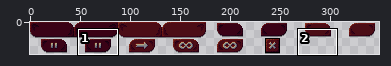
File history of a sprite sheet, Assets/Sprites/ButtonsUI.png. The picture above shows the old version from afar; the outline marks the close-up.
Close-up. Before the commit:
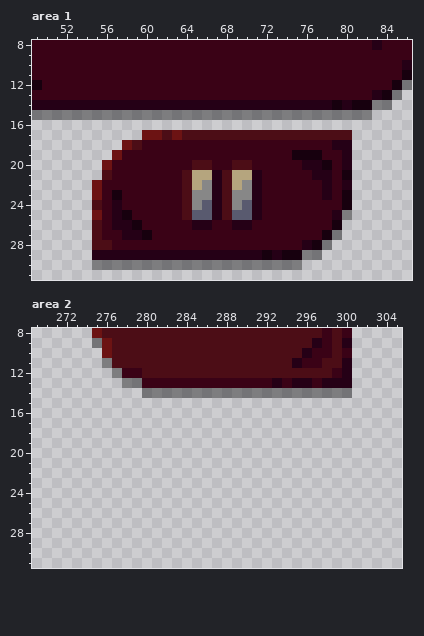
The file is 352x32 pixels. Shown: area 1: x 49..86, y 8..31; area 2: x 269..305, y 8..31. The wide view leaves out empty margins.
New version:
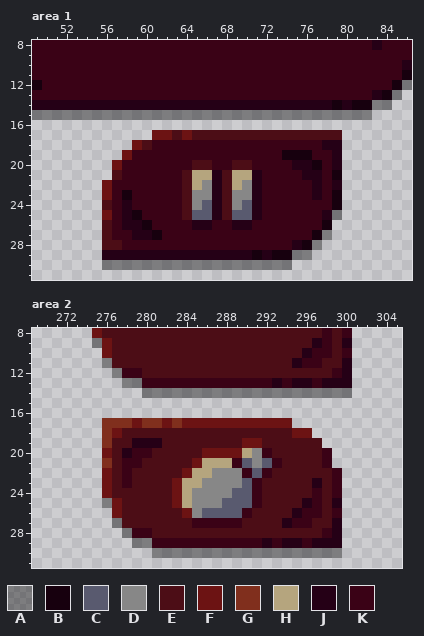
Palette (. is transparent): A #00000063  B #17000e  C #595a6f  D #878787  E #4c0d16  F #6c1313  G #802f1d  H #b5a57e  J #250016  K #3a0216
Change:
--- area 1
@@ x 49..86 @@
 16 ......................................
-17 ...........FFEFEEEEEEEEEEEEEEEEE......
-18 .........FEKKKKKKKKKKKKKKKKKKKJJ......
-19 ........FKKKKKKKKKKKKKKKKKBBBKKJ......
-20 .......FKKKKKKKKEEKKEEKKKKKJJBKJ......
-21 .......EKKKKKKKEHHJEHHJKKKKKJJKB......
-22 ......FKKKKKKKKEHDJEHDJKKKKKKJKJ......
-23 ......FKBKKKKKKEDDJEDDJKKKKKKJKB......
-24 ......EKJKKKKKKEDCJEDCJKKKKKKKKB......
-25 ......FKJBKKKKKECCJECCJKKKKKKKJA......
-26 ......EKJJBKKKKKJJKKJJKKKKKKKKB.......
-27 ......EKKJJBKKKKKKKKKKKKKKKKKBA.......
-28 ......EEKKKKKKKKKKKKKKKKKKKJBA........
-29 ......JJJJJJJJJJJJJJJJJBJBBAA.........
-30 ......AAAAAAAAAAAAAAAAAAAAA...........
+17 ............FFEFEEEEEEEEEEEEEEE.......
+18 ..........FEKKKKKKKKKKKKKKKKKJJ.......
+19 .........FKKKKKKKKKKKKKKKBBBKKJ.......
+20 ........FKKKKKKKEEKKEEKKKKJJBKJ.......
+21 ........EKKKKKKEHHJEHHJKKKKJJKB.......
+22 .......FKKKKKKKEHDJEHDJKKKKKJKJ.......
+23 .......FKBKKKKKEDDJEDDJKKKKKJKB.......
+24 .......EKJKKKKKEDCJEDCJKKKKKKKB.......
+25 .......FKJBKKKKECCJECCJKKKKKKJA.......
+26 .......EKJJBKKKKJJKKJJKKKKKKKB........
+27 .......EKKJJBKKKKKKKKKKKKKKKBA........
+28 .......EEKKKKKKKKKKKKKKKKKJBA.........
+29 .......JJJJJJJJJJJJJJJBJBBAA..........
+30 .......AAAAAAAAAAAAAAAAAAA............
 31 ......................................
--- area 2
@@ x 269..305 @@
 16 .....................................
-17 .....................................
-18 .....................................
-19 .....................................
-20 .....................................
-21 .....................................
-22 .....................................
-23 .....................................
-24 .....................................
-25 .....................................
-26 .....................................
-27 .....................................
-28 .....................................
-29 .....................................
-30 .....................................
+17 .......GGGFGGFGFFFFFFFFFFF...........
+18 .......GFEEEEEEEEEEEEEEEEEFF.........
+19 .......GEEJJJEEEEEEEEFFEEEEEE........
+20 .......FEJKKEEEEEFFFFHDKEEEEEK.......
+21 .......GEKKEEEEEFHHHKCDCKEEEEK.......
+22 .......FEKEEEEEFHHDDDKCKEEEEEEK......
+23 .......FEKEEEEFHHDDDDCKEEEEEJEK......
+24 .......FEEEEEEFHDDDDCCKEEEEEKEK......
+25 .......AFEEEEEFHDDDCCCKEEEEJKEJ......
+26 ........FEEEEEEFDCCCCKEEEEJKKEK......
+27 ........AEEEEEEEKKKKKEEEEJKKEEJ......
+28 .........AKKEEEEEEEEEEEEEEEEEKJ......
+29 ..........AAKKKKKKKKKKKJKJJKJJJ......
+30 ............AAAAAAAAAAAAAAAAAAA......
 31 .....................................
